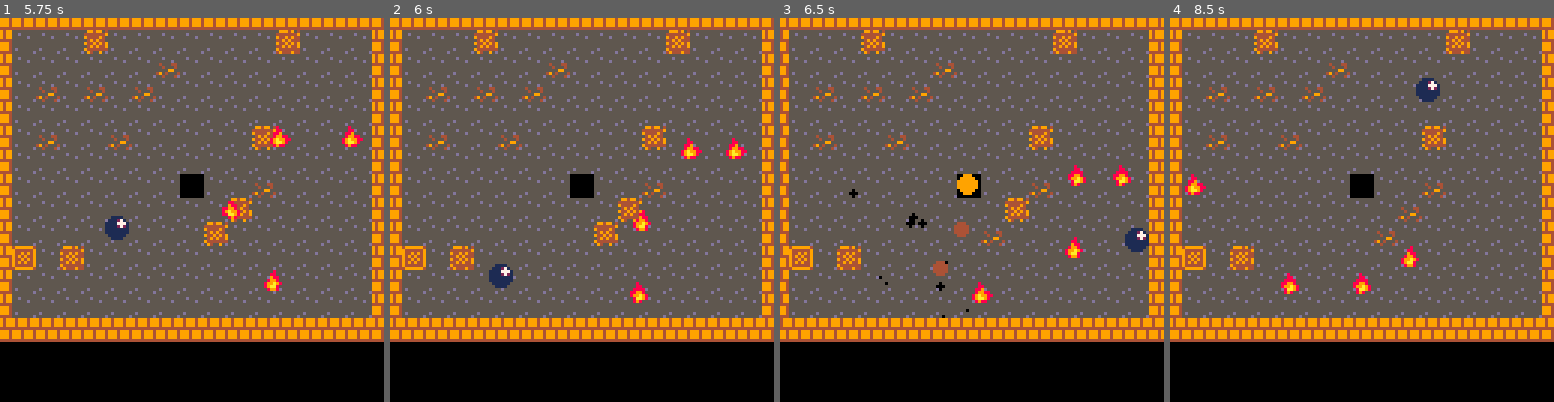
Above: before the commit, frames 1-4 (left to right).
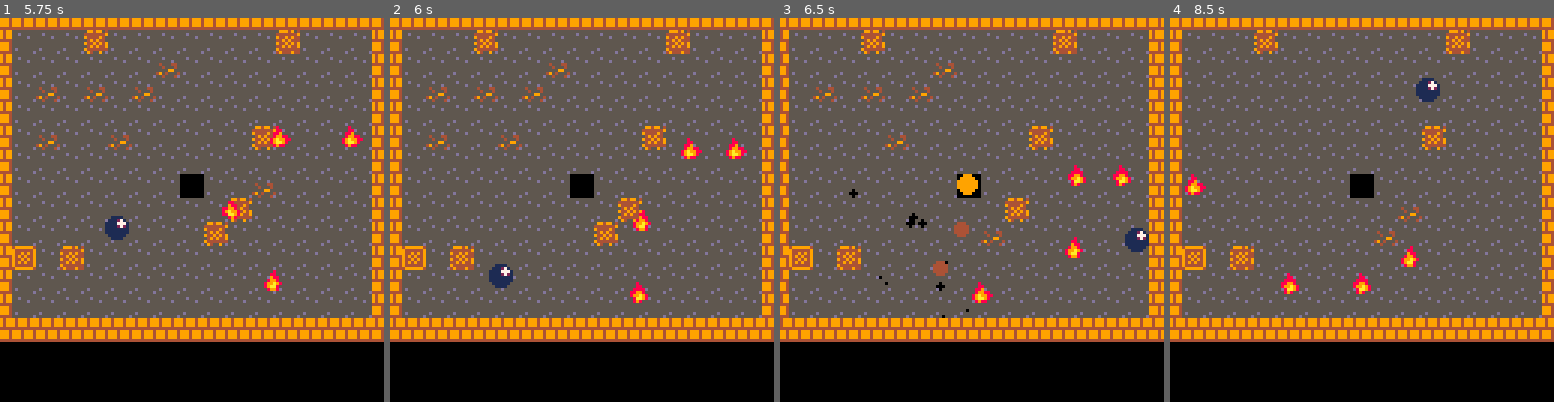
Above: after the commit, the same moments.

Repository: SHKBRD/P8CrateBall
Game: PICO-8 cartridge balltest24.p8
The game is run twice, just before and just after one commit, with the same random seed, the same clock (stepped at 60 frames per second) and the same inputs.
Inputs:
- Up to frame 1 (5.75 s): tap X (X key) at 0.33, 1.07, 1.85, 2.97, 4.08, 5.2 s; tap O (Z key) at 0.7, 1.7, 2.1, 2.5, 2.9, 3.3, 3.7, 4.1, 4.5, 4.9, 5.3, 5.7 s; hold Right 1.6-2.1 s; hold Up 2.15-2.42 s; hold Right 2.47-3.03 s; hold Left 3.08-3.58 s; hold Down 3.63-3.97 s; hold Right 4.02-4.68 s; hold Up 4.73-5.03 s; hold Left 5.08-5.68 s; hold Down from 5.73 s (still down)
- Up to frame 2 (6 s): keep holding Down
- Up to frame 3 (6.5 s): release Down at 6.03 s; hold Right from 6.08 s (still down); tap O (Z key) at 6.1 s; tap X (X key) at 6.32 s
- Up to frame 4 (8.5 s): tap O (Z key) every 0.4 s from 6.5 to 8.1 s; release Right at 6.58 s; hold Right 6.63-7.13 s; hold Up 7.18-7.45 s; tap X (X key) at 7.43 s; hold Right 7.5-8.07 s; hold Left from 8.12 s (still down)

Frame 1 is identical in both runs. In frame 2, less than 0.1% of the frame differs, in the area x 65-72%, y 42-47%; in frame 3, 0.2%; in frame 4, 0.6%, in the area x 9-72%, y 11-47%.

Commit message:
add despawning for crates and actors, added number graphics

Diff:
--- a/balltest24.p8
+++ b/balltest24.p8
@@ -34,6 +34,7 @@
 	a.phys_obj = false
 	a.snapped = false
 	a.frames = 0
+	a.despawn = -1
 
 	add(o, a)
 end
@@ -245,6 +246,9 @@
 end
 
 function pot_damage(ac, instant, player)
+
+	if (ac.t == 13) return
+
 	if instant then
 		ac.t = 13
 		damage = 100
@@ -252,8 +256,10 @@
 		ac.damage += 1
 		ac.t += 1
 	end
+
 	if ac.t == 13 then
 		ac.phys_obj = false
+		ac.despawn = 300
 	end
 	if (player) sfx(3, 3)
 end
@@ -364,10 +370,23 @@
 	end
 end
 
+function actor_decay()
+	for i=1,#o do
+	if (i > #o) break
+		if o[i].despawn == 0 then
+			del(o, o[i])
+			i -= 1
+		elseif o[i].despawn > 0 then
+			o[i].despawn -= 1
+		end
+	end
+end
+
 function tick_actors()
 	actor_col()
 	actor_phys_apply()
 	actor_specific()
+	actor_decay()
 end
 
 function draw_actors()
@@ -375,7 +394,15 @@
 		for player in all(p) do
 			if act != player then
 				print(act.t)
-				spr(act.t, act.x, act.y)
+
+				if act.despawn > 0 then
+					if act.despawn % 2 == 0
+					   or act.despawn > 60 then
+						spr(act.t, act.x, act.y)
+					end
+				else
+					spr(act.t, act.x, act.y)
+				end
 			end
 		end
 	end
@@ -421,6 +448,7 @@
 		c.snapped = false
 		c.blast_cool = 0
 		c.blast_mode = false
+		c.despawn = -1
 
 		add(p, c)
 		add(o, c)
@@ -694,20 +722,20 @@
 8888888899949994fff9fff955555555a006600abddddddb000000000000000000000000000000000899a980089a99800899a980089a99880000000000000000
 8888888899949994fff9fff95d55555500a660aabddddddb00000000000000000000000000000000089aa800088aa980008aa980089aa9800000000000000000
 8888888844444444999999995555555d66666666bbbbbbbb00000000000000000000000000000000008998000008980000898000008988000000000000000000
-00000000000000000000000000000000000000000000000000000000000000000000000000000000000000000000000000000000000000000000000000000000
-01111111111111111111111000000000000000000000000000000000000000000000000000000000000000000000000000000000000000000000000000000000
-11dddddddddddddddddddd1100000000000000000000000000000000000000000000000000000000000000000000000000000000000000000000000000000000
-1d11111111111111111111d100000000000000000000000000000000000000000000000000000000000000000000000000000000000000000000000000000000
-1d10000000000000000001d100000000000000000000000000000000000000000000000000000000000000000000000000000000000000000000000000000000
-1d10000000000000000001d100000000000000000000000000000000000000000000000000000000000000000000000000000000000000000000000000000000
-1d10000000000000000001d100000000000000000000000000000000000000000000000000000000000000000000000000000000000000000000000000000000
-1d10000000000000000001d100000000000000000000000000000000000000000000000000000000000000000000000000000000000000000000000000000000
-01000000000000000000001000000000000000000000000000000000000000000000000000000000000000000000000000000000000000000000000000000000
-01000000000000000000001000000000000000000000000000000000000000000000000000000000000000000000000000000000000000000000000000000000
-01000000000000000000001000000000000000000000000000000000000000000000000000000000000000000000000000000000000000000000000000000000
-01000000000000000000001000000000000000000000000000000000000000000000000000000000000000000000000000000000000000000000000000000000
-01100000000000000000011000000000000000000000000000000000000000000000000000000000000000000000000000000000000000000000000000000000
-00111111111111111111110000000000000000000000000000000000000000000000000000000000000000000000000000000000000000000000000000000000
+77700700777077707070777077707770777000000000000000000000000000000000000000000000000000000000000000000000000000000000000000000000
+75707700557055707070755075505570757000000000000000000000000000000000000000000000011111111111111111111110000000000000000000000000
+7070570077707770777077707770007077700000000000000000000000000000000000000000000011dddddddddddddddddddd11000000000000000000000000
+707007007550557055705570757000707570000000000000000000000000000000000000000000001d11111111111111111111d1000000000000000000000000
+777077707770777000707770777000707770000000000000000000000000000000000000000000001d10000000000000000001d1000000000000000000000000
+555055505550555000505550555000505550000000000000000000000000000000000000000000001d10000000000000000001d1000000000000000000000000
+000000000000000000000000000000000000000000000000000000000000000000000000000000001d10000000000000000001d1000000000000000000000000
+000000000000000000000000000000000000000000000000000000000000000000000000000000001d10000000000000000001d1000000000000000000000000
+00000000000000000000000000000000000000000000000000000000000000000000000000000000010000000000000000000010000000000000000000000000
+00000000000000000000000000000000000000000000000000000000000000000000000000000000010000000000000000000010000000000000000000000000
+00000000000000000000000000000000000000000000000000000000000000000000000000000000010000000000000000000010000000000000000000000000
+00000000000000000000000000000000000000000000000000000000000000000000000000000000010000000000000000000010000000000000000000000000
+00000000000000000000000000000000000000000000000000000000000000000000000000000000011000000000000000000110000000000000000000000000
+00000000000000000000000000000000000000000000000000000000000000000000000000000000001111111111111111111100000000000000000000000000
 00000000000000000000000000000000000000000000000000000000000000000000000000000000000000000000000000000000000000000000000000000000
 00000000000000000000000000000000000000000000000000000000000000000000000000000000000000000000000000000000000000000000000000000000
 00000000000000000000000000000000000000000000000000000000000000000000000000000000000000000000000000000000000000000000000000000000
